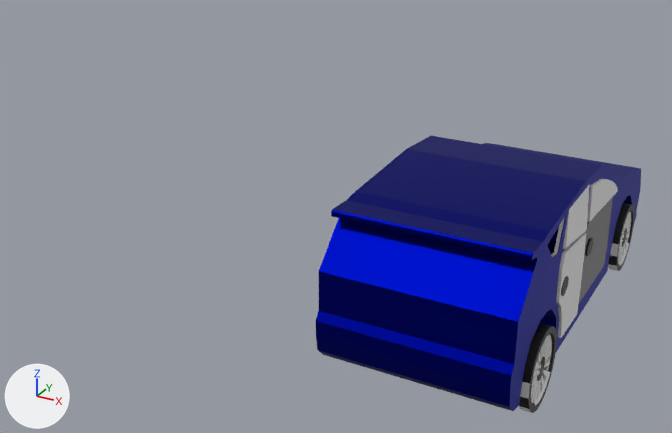
The FBX model Assets/Models/Vehicles/OlympiaEntourage.fbx as it was, and as the next commit left it.
Both versions are drawn from a camera (50 mm lens) standing at (4.23, -11.42, 5.05) and looking at (-0.44, -2.93, 0.8). The axes (+X, +Y, +Z) are drawn at lower left. The lights are the same throughout. Where no turn or scale is listed for an object, it has been applied to the vertices. Vertices at the same position are counted once.

The first picture shows 'Chassis', 'Cylinder', 'Vert.001', 'Vert.002', 'frontDriverW', 'rearDriverW'.
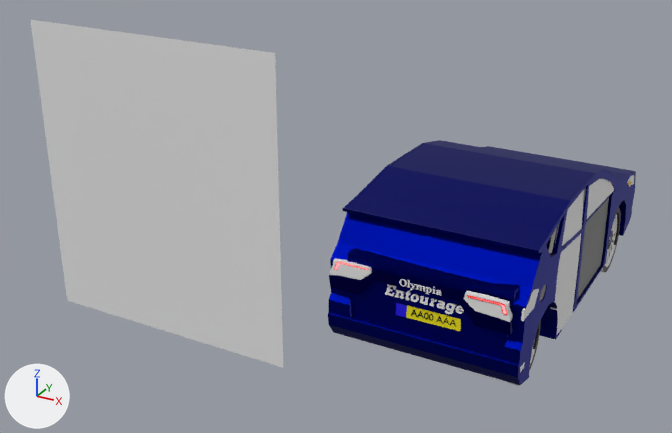
Where the newer file only moved an object's origin or applied its transform, the numbers keep the older frame.

What differs and where, as boxes [x1, y1, x2, y2] in the pictures (672 x 433 px):
'FordKugaBack', added
    after: [30, 20, 283, 368]
'Chassis', reshaped, moved (11% shorter)
    before: [316, 136, 641, 411]
    after: [328, 140, 636, 385]
'Vert.001', moved
    before: [556, 184, 590, 338]
    after: [551, 190, 584, 335]
'Vert.002', moved
    before: [579, 179, 618, 303]
    after: [577, 179, 614, 299]
'Vert.016', added
    after: [329, 269, 512, 335]
'rearDriverW', moved, rescaled
    before: [519, 324, 557, 413]
    after: [506, 320, 541, 386]
'frontDriverW', moved, rescaled
    before: [608, 203, 635, 271]
    after: [600, 207, 621, 272]
'Vert.018', added
    after: [464, 291, 513, 322]
'Vert.015', added
    after: [396, 303, 461, 331]
'Vert.017', added
    after: [330, 258, 372, 280]
'Text.001', added
    after: [385, 284, 464, 314]
'Vert.003', added
    after: [521, 289, 539, 321]
'Text.002', added
    after: [399, 279, 441, 296]
'Vert.019', added
    after: [467, 295, 508, 315]
'Text', added
    after: [411, 310, 456, 327]
'Cylinder', deleted
    before: [585, 238, 593, 256]
'Vert.020', added
    after: [334, 262, 369, 270]
'Vert.011', added
    after: [627, 175, 634, 187]
part 1 of me_vert_021, rebuilt (11% shorter)
    before: [316, 136, 641, 411]
    after: [328, 140, 636, 385]
part 2 of me_vert_021, added (blue)
    after: [347, 248, 520, 357]

Edits to the bpy script that builds the scene:
```text
Change me_vert_021:
    remove me_vert_021.from_pydata(...)  # 545 vertices, 364 faces; spans x -1.24..0.64, y -2.01..2.92, z -0.88..0.78
    remove me_vert_021.materials.append(mat_material_017)  # blue #000985
    add me_vert_021.from_pydata(...)  # 550 vertices, 306 faces; spans x -1.87..0.0, y -1.82..2.58, z -0.62..0.87
    me_vert_021 part 1: the loose piece of 513 vertices spanning x -1.24..0.64, y -2.01..2.92, z -0.88..0.78 is rebuilt with 491 vertices and now spans x -1.87..0.0, y -1.82..2.58, z -0.62..0.87, in mat_material_052 (blue #000c7e)
    me_vert_021 part 2: a new loose piece of 27 vertices spanning x -1.69..-0.11, y -1.76..-1.57, z -0.2..0.45, in mat_material_052 (blue #000c7e)
    add me_vert_021.materials.append(mat_material_052)  # blue #000c7e
Add me_fordkugaback:
    me_fordkugaback.from_pydata([(-1.44, 0.0, -1.59), (1.44, 0.0, -1.59), (-1.44, 0.0, 1.59), (1.44, 0.0, 1.59)], [], [(0, 1, 3, 2)])
    me_fordkugaback.materials.append(mat_fordkugaback)  # white #e7e7e7
Change ob_frontdriverw:
    ob_frontdriverw.location: (2.347, -0.86, 0.324) -> (2.243, -1.14, 0.389)
    ob_frontdriverw.scale: (1.0, 1.0, 1.0) -> (0.967, 0.967, 0.967)
Change ob_chassis:
    ob_chassis.location: (1.693, -2.934, 1.011) -> (2.318, -2.891, 0.889)
Remove ob_cylinder:
    ob_cylinder = bpy.data.objects.new('Cylinder', me_cylinder)
Change ob_vert_001:
    ob_vert_001.location: (2.329, -3.306, 0.955) -> (2.279, -3.306, 0.955)
Change ob_vert_002:
    ob_vert_002.location: (2.32, -2.176, 1.186) -> (2.281, -2.176, 1.186)
Change ob_reardriverw:
    ob_reardriverw.location: (2.347, -4.121, 0.324) -> (2.172, -4.056, 0.483)
    ob_reardriverw.scale: (1.0, 1.0, 1.0) -> (0.915, 0.915, 0.915)
Add ob_text:
    ob_text = bpy.data.objects.new('Text', me_text)  # 488 vertices, 741 faces; spans x 0.0..0.437, y -0.003..0.008, z -0.001..0.065; in mat_material_026 (black #000000)
    ob_text.location = (1.275, -4.651, 0.855)
Add ob_vert_020:
    ob_vert_020 = bpy.data.objects.new('Vert.020', me_vert_010)  # 36 vertices, 29 faces; spans x -0.117..0.246, y 0.0..0.014, z -0.063..0.033; in mat_material_074 (red #e71100), mat_material_075 (white #e7e7e7)
    ob_vert_020.location = (0.618, -4.681, 1.205)
Add ob_text_002:
    ob_text_002 = bpy.data.objects.new('Text.002', me_text_002)  # 2958 vertices, 4417 faces; spans x -0.235..0.167, y -0.005..0.005, z -0.043..0.048
    ob_text_002.location = (1.412, -4.703, 1.183)
Add ob_vert_015:
    ob_vert_015 = bpy.data.objects.new('Vert.015', me_vert_076)  # 12 vertices, 8 faces; spans x -0.316..0.319, y 0.0..0.024, z -0.081..0.054; in mat_material_070 (yellow #e7dc00), mat_material_071 (blue #1900e7)
    ob_vert_015.location = (1.438, -4.649, 0.896)
Add ob_fordkugaback:
    ob_fordkugaback = bpy.data.objects.new('FordKugaBack', me_fordkugaback)
    ob_fordkugaback.location = (-1.473, -4.748, 1.53)
Add ob_text_001:
    ob_text_001 = bpy.data.objects.new('Text.001', me_text_001)  # 2968 vertices, 4432 faces; spans x -0.383..0.383, y -0.007..0.007, z -0.071..0.071
    ob_text_001.location = (1.399, -4.661, 1.045)
Add ob_vert_016:
    ob_vert_016 = bpy.data.objects.new('Vert.016', me_vert_005)  # 34 vertices, 19 faces; spans x -1.0..0.76, y 0.0..0.05, z -0.14..0.16; in mat_material_073 (dark blue #000057)
    ob_vert_016.location = (1.458, -4.697, 1.082)
Add ob_vert_017:
    ob_vert_017 = bpy.data.objects.new('Vert.017', me_vert_006)  # 37 vertices, 22 faces; spans x -0.173..0.253, y 0.0..0.053, z -0.075..0.094
    ob_vert_017.location = (0.631, -4.685, 1.152)
Add ob_vert_011:
    ob_vert_011 = bpy.data.objects.new('Vert.011', me_vert_065)  # 22 vertices, 13 faces; spans x -0.015..0.0, y -0.294..0.23, z -0.129..0.101
    ob_vert_011.location = (2.311, -0.609, 0.965)
Add ob_vert_018:
    ob_vert_018 = bpy.data.objects.new('Vert.018', me_vert_008)  # 18 vertices, 11 faces; spans x -0.253..0.173, y -0.053..0.0, z -0.075..0.099
    ob_vert_018.location = (2.049, -4.685, 1.165)
Add ob_vert_019:
    ob_vert_019 = bpy.data.objects.new('Vert.019', me_vert_011)  # 54 vertices, 47 faces; spans x -0.246..0.117, y -0.014..0.0, z -0.063..0.033; in mat_material_076 (red #e71100), mat_material_077 (white #e7e7e7)
    ob_vert_019.location = (2.078, -4.731, 1.217)
Add ob_vert_003:
    ob_vert_003 = bpy.data.objects.new('Vert.003', me_vert_056)  # 24 vertices, 16 faces; spans x -0.02..0.0, y -0.196..0.196, z -0.128..0.079
    ob_vert_003.location = (2.32, -4.498, 1.217)
```
